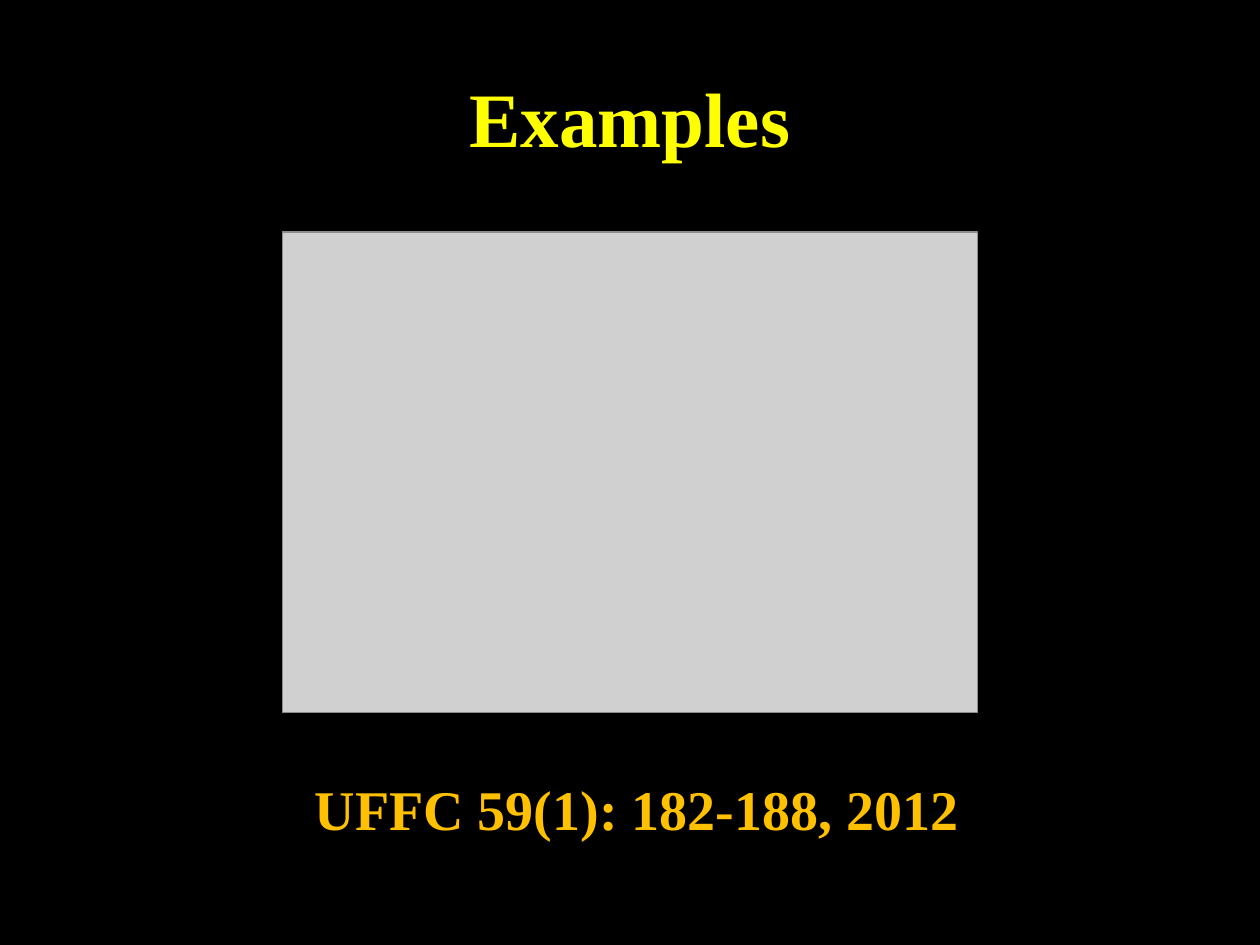
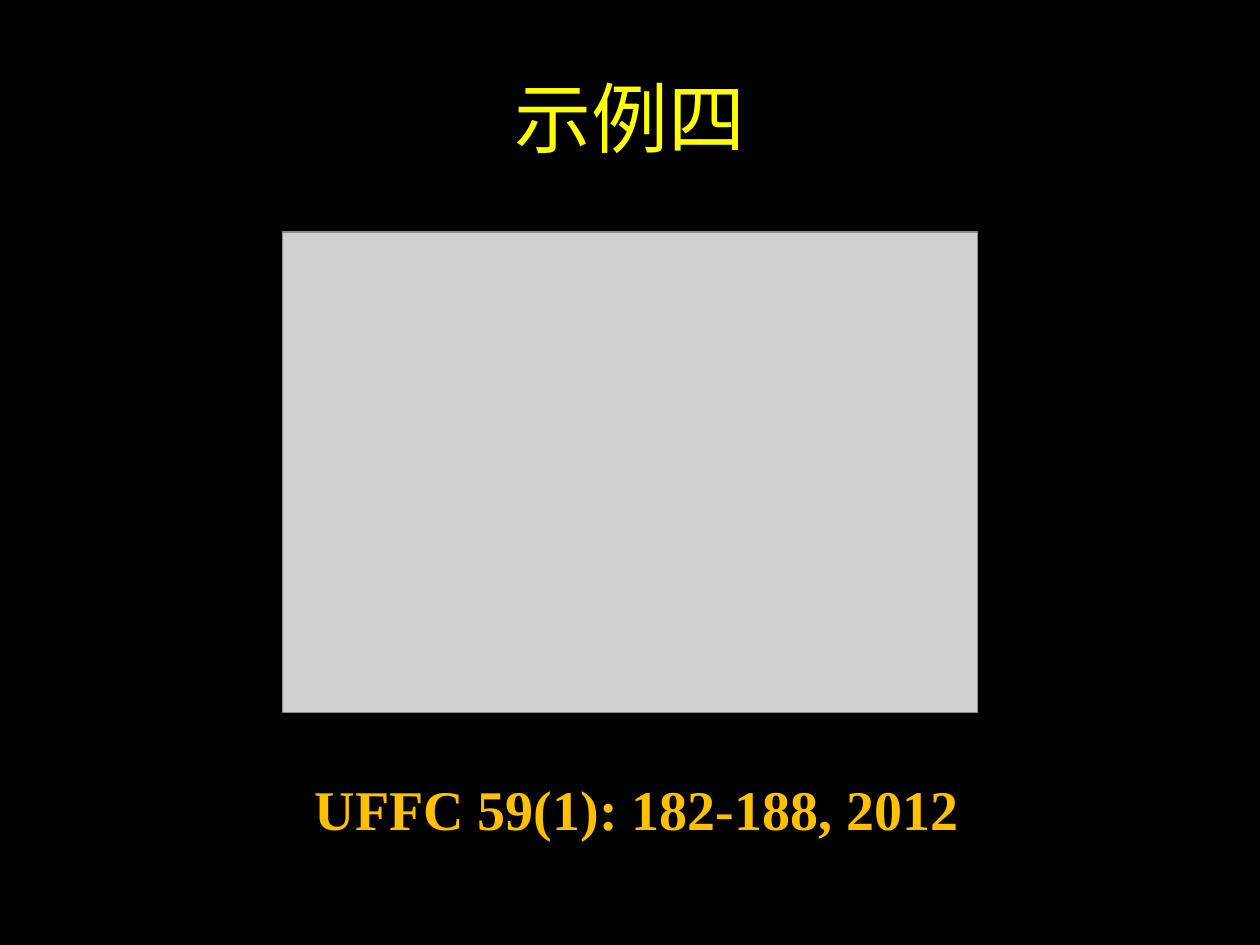
Before and after one commit to SJTUCourse/BI450, a slide deck: slide 8 of Lectures/2017 Fall/Lecture 1/Lecture 1.ppt. Drawn at 1260x945 pixels with LibreOffice and Linux fonts; fonts in the diff are those of the drawing; grey boxes stand for pictures. Boxes give left, top, right and bottom in pixels: in the first picture for what was removed or moved away, otherwise in the second. Text is boxed around its words. In the diff, an @@ line names an element or a change of style, - is before the commit and + after.

```diff
--- a/Lectures/2017 Fall/Lecture 1/Lecture 1.ppt
+++ b/Lectures/2017 Fall/Lecture 1/Lecture 1.ppt
@@ title at (514, 82, 745, 153): text changed; bold off @@
-Examples
+示例四
```
Also in this commit, not shown: 5 other slides changed, 3 slides added, 3 slides removed, 1 other file.
